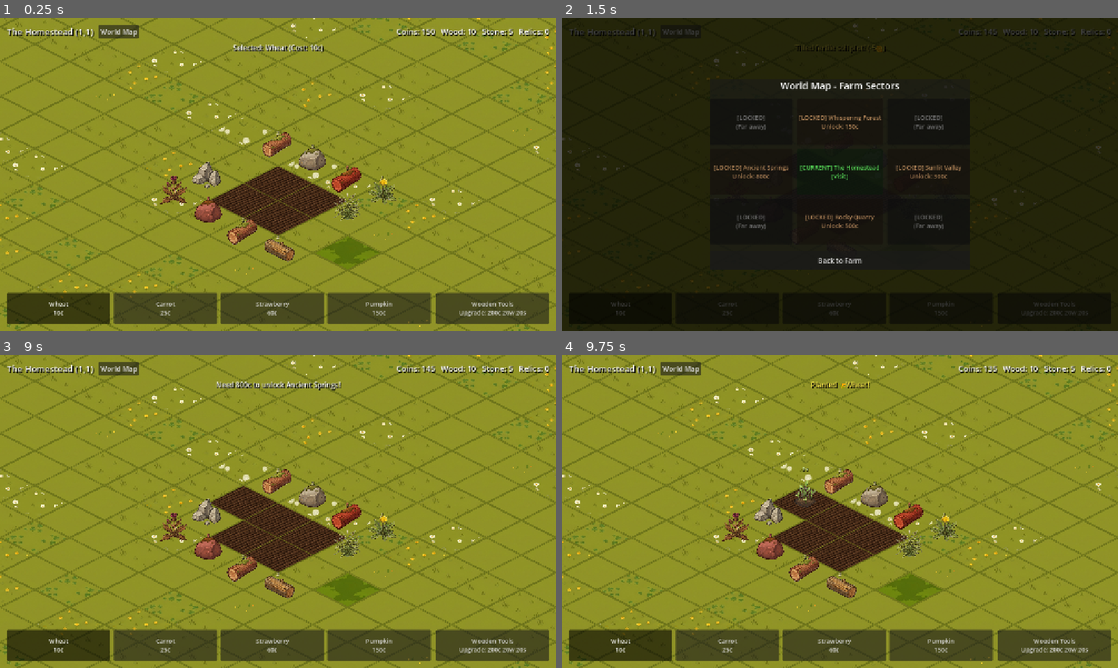
Above: before the commit, frames 1-4 (two rows, left to right).
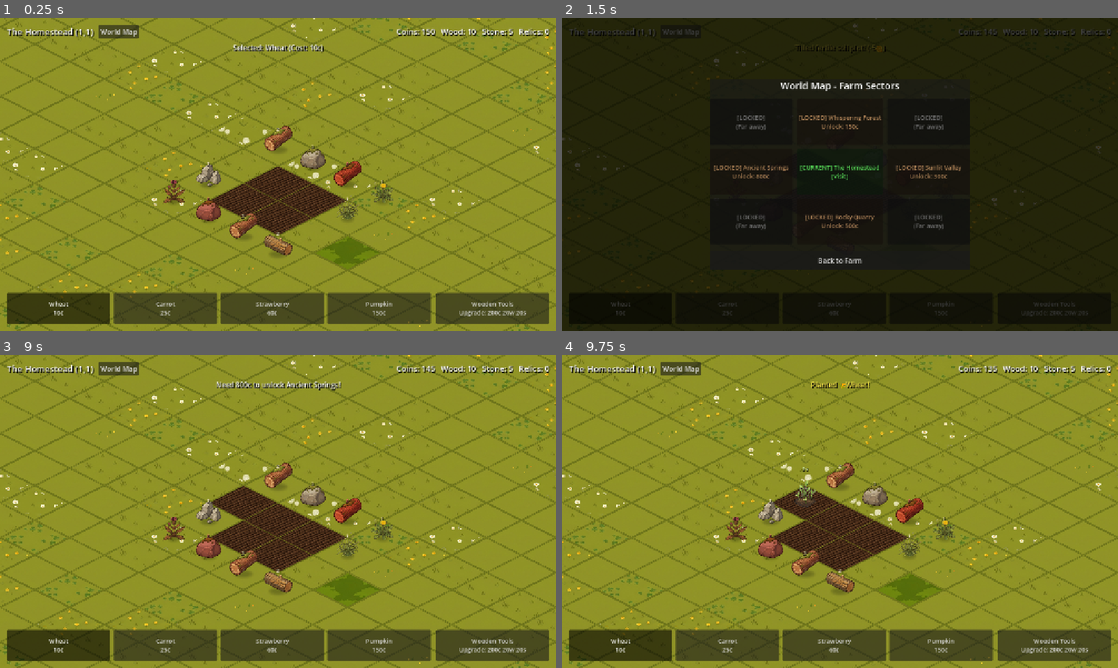
Above: after the commit, the same moments.

Repository: ShootyQ/FarmingApp
Game: Godot game, scene res://scenes/main.tscn
The game is run twice, just before and just after one commit, with the same random seed, the same clock (stepped at 60 frames per second) and the same inputs.
Inputs (mouse positions are in pixels of both pictures, inside the frame that each line leads up to):
- Up to frame 1 (0.25 s): no input
- Up to frame 2 (1.5 s): click (840, 149) at 0.52 s; click "World Map" at 1.25 s
- Up to frame 3 (9 s): click "Wheat 10c" at 2 s; click "Carrot 25c" at 2.75 s; click "Strawberry 60c" at 3.5 s; click "Pumpkin 150c" at 4.25 s; click "Wooden Tools Upgrade: 200c 20…" at 5 s; click "[LOCKED] (Far away)" at 5.75 s; click "[LOCKED] Whispering Forest Un…" at 6.5 s; click "[LOCKED] (Far away)" at 7.25 s; click "[LOCKED] Ancient Springs Unlo…" at 8 s; click "[CURRENT] The Homestead [Visi…" at 8.75 s
- Up to frame 4 (9.75 s): click (840, 486) at 9.52 s

The runs differ from the first frame. In frame 1, 2.1% of the frame differs, in the area x 28-72%, y 34-78%; in frame 2, less than 0.1%; in frame 3, 2.1%; in frame 4, 2.1%.

Commit message:
Embed soft 2:1 contact shadows, defringe edges, scale down to natural tile proportions, and align logs to isometric grid

Diff:
--- a/scripts/main.gd
+++ b/scripts/main.gd
@@ -347,9 +347,12 @@
 			badge.text = "" # Clean 70s meadow tile
 
 		"obstacle":
+			var s = (ISO_W / 256.0) * 1.002
 			soil_sprite.visible = false
 			obj_sprite.visible = true
-			obj_sprite.scale = Vector2(0.38, 0.38)
+			obj_sprite.scale = Vector2(s, s)
+			obj_sprite.offset = Vector2(0, -22)
+			badge.position = Vector2(-50, -56)
 
 			var obs = GameData.OBSTACLES[tile["obstacle_id"]]
 			var seed_hash = abs((idx * 37) ^ (GameState.current_sector_coord.hash() * 19))
@@ -358,30 +361,14 @@
 				"weed":
 					var w_idx = abs(tile.get("variant", seed_hash)) % tex_weeds.size()
 					obj_sprite.texture = tex_weeds[w_idx]
-					obj_sprite.offset = Vector2(0, -84)
-					badge.position = Vector2(-50, -66)
 				"small_wood", "hardwood_stump":
 					var l_idx = abs(tile.get("variant", seed_hash)) % tex_logs.size()
 					obj_sprite.texture = tex_logs[l_idx]
-					if l_idx == 0:
-						obj_sprite.offset = Vector2(-8, -54)
-					else:
-						obj_sprite.offset = Vector2(8, -54)
-					badge.position = Vector2(-50, -48)
 				"small_rock", "granite_boulder":
 					var r_idx = abs(tile.get("variant", seed_hash)) % tex_rocks.size()
 					obj_sprite.texture = tex_rocks[r_idx]
-					if r_idx == 0:
-						obj_sprite.offset = Vector2(-2, -80)
-					elif r_idx == 1:
-						obj_sprite.offset = Vector2(-12, -76)
-					else:
-						obj_sprite.offset = Vector2(0, -82)
-					badge.position = Vector2(-50, -58)
 				_:
 					obj_sprite.texture = tex_weeds[0]
-					obj_sprite.offset = Vector2(0, -84)
-					badge.position = Vector2(-50, -66)
 
 			badge.text = "%d" % tile["taps_left"]
 			if obs["required_tool_tier"] > GameState.tool_tier:
Binary file changed: assets/objects/boulder.png
Binary file changed: assets/objects/log_0.png
Binary file changed: assets/objects/log_1.png
Binary file changed: assets/objects/rock_0.png
Binary file changed: assets/objects/rock_1.png
Binary file changed: assets/objects/rock_2.png
Binary file changed: assets/objects/weed.png
Binary file changed: assets/objects/weed_0.png
Binary file changed: assets/objects/weed_1.png
Binary file changed: assets/objects/weed_2.png
Binary file changed: assets/objects/weed_3.png
